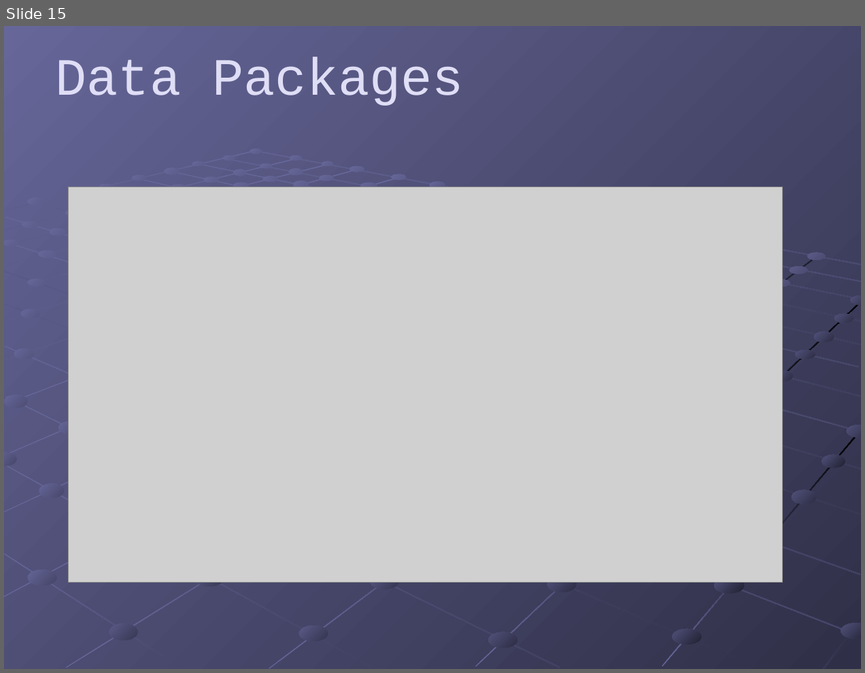
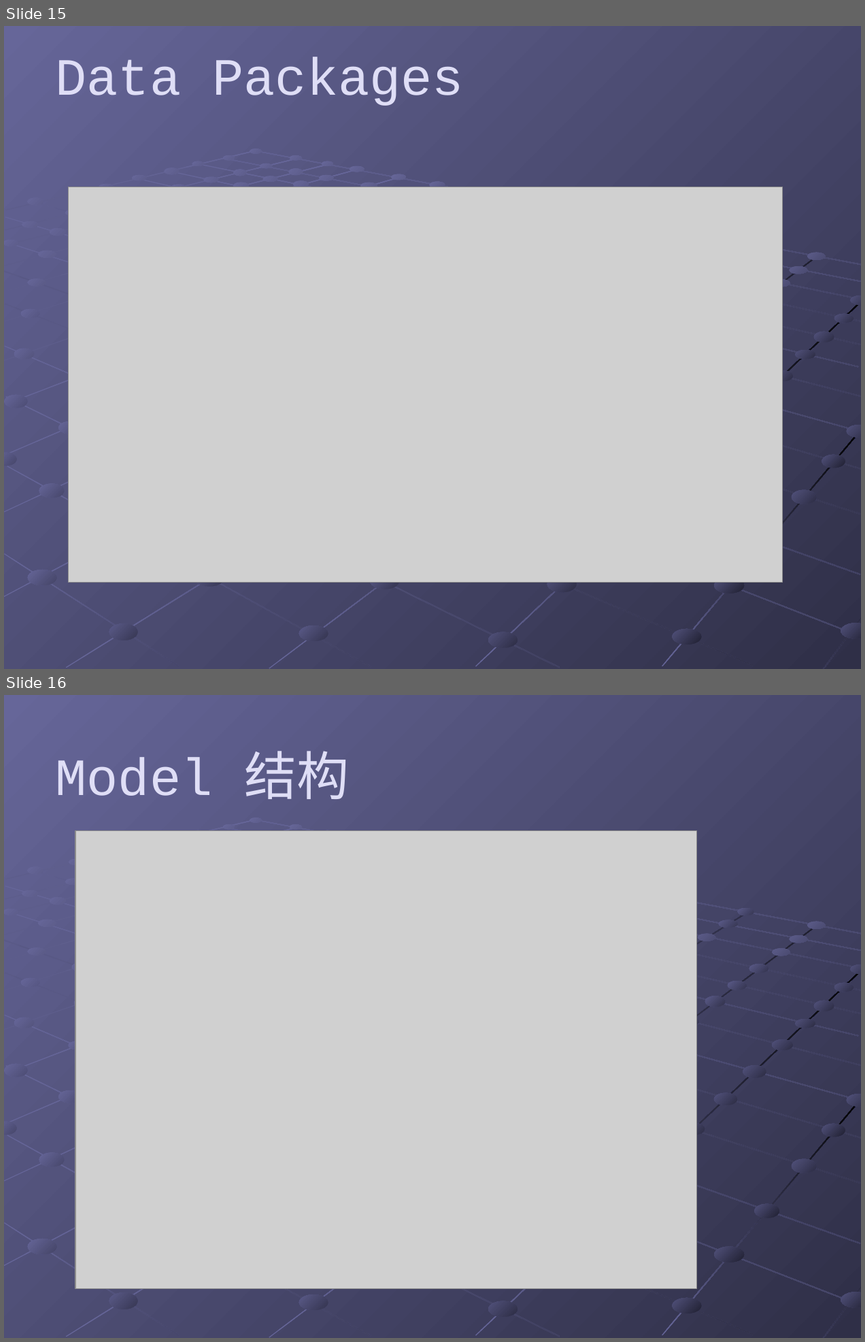
Before and after one commit to szanlin/impres-java-foundations, a slide deck: Ext Js4 Introduce.ppt. Shown one above the other, each under a label of ours: slide 15 before the commit, slides 15 and 16 after it. The pictures are 865x673 and 865x1342 pixels, drawn with LibreOffice and Linux fonts; fonts in the diff are those of the drawing; grey boxes stand for pictures. Boxes give left, top, right and bottom in pixels: in the first picture for what was removed or moved away, otherwise in the second. Text is boxed around its words. In the diff, an @@ line names an element or a change of style, - is before the commit and + after.

```diff
--- a/Ext Js4 Introduce.ppt
+++ b/Ext Js4 Introduce.ppt
@@ slide 16 added at <box>4,695,861,1338</box>, background gradient #666699 to #2F2F47; not listed: 70 template elements that a slide beside it also shows @@
@@ title added at <box>56,751,349,799</box>, 44 pt, text #DFDEF6 @@
+Model 结构
@@ picture added at <box>75,830,696,1288</box> @@
@@ group added at <box>72,907,779,1218</box>: 13 ellipses @@
```
Also in this commit, not shown: 4 slides changed, 8 other slides added, 2 slides removed.
